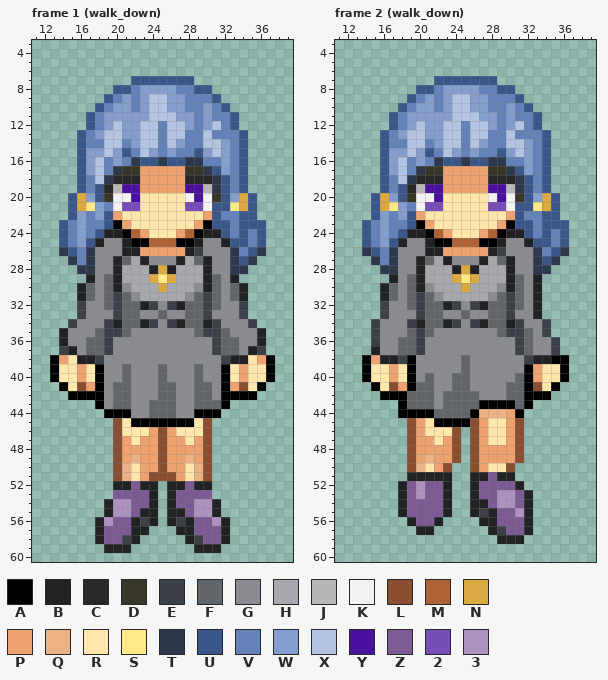
Pixel-art file, stored at static/img/player/mage.aseprite. The picture above was drawn from the file before the commit.
50x64 pixels, 20 frames. Colours within 5 levels of each other are drawn and written as one. Shown: frame 1 (walk_down): x 11..39, y 3..60; frame 2 (walk_down): x 11..39, y 3..60. The commit also changed other frames, which this record leaves out.
Visible layers, top first: "hair", "face", "sleeves", "arms", "hands", "shirt", "skirt", "body", "shoes", "legs", "feet", "backhair".
Palette (. is transparent): A #000000  B #212223  C #282828  D #383626  E #3b4147  F #61666b  G #8a8c91  H #a6a8ad  J #b7b7b7  K #f2f2f2  L #894f30  M #af6335  N #dba841  P #eea26f  Q #ebb385  R #ffe7ac  S #ffe885  T #2d384c  U #3b5689  V #6482ba  W #849dcc  X #b3c3e2  Y #49119e  Z #7c5a93  2 #774db7  3 #ac93bf
Pixels before, frame 1 (walk_down), first column x 13:
 7 .........UUUUUUU.........
 8 .......UUVWWWWVVUU.......
 9 ......UVWVWXXWWVVVU......
10 .....UVWWVWXXWWVVWVU.....
11 ....UVWWWWWXXXWWVWVVU....
12 ....UVWXWWXXVXXWVWXVU....
13 ...UVWXXWWXXVXXVVXVVVU...
14 ...UVVXXVWXXVXWVVXXWVU...
15 ...UWWXWUVXWVWVVUWXWVU...
16 ...UWXVWVTUUTUUTTVVWVU...
17 ...UWXVTDDPPPPPDDTUWVU...
18 ...UVXTCCCPPPPPCCCTUVU...
19 ...UVUCJYYPPPPPYYJTUVU...
20 ..UNWUDKKYRRRRRKYKDUWNU..
21 ..UNSWVK22RRRRR22KUUSNU..
22 ..UWVWUPRRRRRRRRRPUVVUU..
23 .UVWVVUAPRRRRRRRPAUUVUUU.
24 .UVWVUBBAMPRRRPMABBUVUVU.
25 .UVWUBGGBAAMMMAABGGBUUVU.
26 .TUVTGGGBBPPPPPBEGGGTVUT.
27 ..TVTGGBFHBGGGBHFBGGTUT..
28 ...TTGGBHHHBNBHHHBGGTT...
29 ....BGFBHHHNSNHHHBFGB....
30 ...BFGFBGHHHNHHHGBFGFB...
31 ...BFGFEFGHHHHHGFEFGFB...
32 ...EGGFEFFBEGEBFFEFGGE...
33 ...EGGGEFFGGFGGFFEGGGE...
34 ..EGGGEBFFBEGEBFFBEGGGE..
35 .BGGGFEEFGGGGGGGFEEFGGGB.
36 .BGGFFEGGGGGGGGGGGEFFGGB.
37 .EBGFFEGGGGGGGGGGGEFFGBE.
38 APRBBEGGGGGGGGGGGGGEBBRPA
39 ARRPRAGGFGGGFGGGFGGARPRRA
40 ARRPRAGGFGGGFGGGFGGARPRRA
41 .ARLPAGFFGGGFFGGFFGAPLRA.
42 ..AAAAGFFGGGFFGGFFGAAAA..
43 .....AGFFGGFFFGGFFFA.....
44 ......AAAGGFFFGGAAA......
45 .......LRAAAAAAARL.......
46 .......LRRRPLPRRRL.......
47 .......LPRPPLPPRPL.......
48 .......LPPPPLPPPPL.......
49 .......LPQPPLPPQPL.......
50 .......LQRPPLPPRQL.......
51 .......LQRPLLLPRQL.......
52 .......BBZBB.BBZBB.......
53 .......ZZZZB.BZZZZ.......
54 ......B33ZZB.BZZ33B......
55 ......B33ZBB.BBZ33B......
56 .....B3ZZBEB.BEBZZ3B.....
57 .....BZZZBB...BBZZZB.....
58 .....BZZEB.....BEZZB.....
59 ......BBB.......BBB......
Pixels before, frame 2 (walk_down), first column x 14:
 7 ........UUUUUUU........
 8 ......UUVWWWWVVUU......
 9 .....UVWVWXXWWVVVU.....
10 ....UVWWVWXXWWVVWVU....
11 ...UVWWWWWXXXWWVWVVU...
12 ...UVWXWWXXVXXWVWXVU...
13 ..UVWXXWWXXVXXVVXVVVU..
14 ..UVVXXVWXXVXWVVXXWVU..
15 ..UWWXWUVXWVWVVUWXWVU..
16 ..UWXVWVTUUTUUTTVVWVU..
17 ..UWXVTDDPPPPPDDTUWVU..
18 ..UVXTCCCPPPPPCCCTUVU..
19 ..UVUCJYYPPPPPYYJTUVU..
20 .UNWUDKKYRRRRRKYKDUWNU.
21 .UNSWVK22RRRRR22KUUSNU.
22 .UWVWUPRRRRRRRRRPUVVUU.
23 UVWVVUAPRRRRRRRPAUUVUUU
24 UVWVUBBAMPRRRPMABBUVUVU
25 UVWUBGGBAAMMMAABGGBUUVU
26 TUVTGGGBBPPPPPBEGGGTVUT
27 .TVTGGBFHBGGGBHFBGGTUT.
28 ..TTGGBHHHBNBHHHBGGTT..
29 ...BGFBHHHNSNHHHBFGB...
30 ..BFGFBGHHHNHHHGBFGB...
31 ..BFGFEFGHHHHHGFEFGB...
32 ..EGGFEFFBEGEBFFEFGB...
33 ..EGGGEFFGGFGGFFEGGB...
34 .EGGGEBFFBEGEBFFBEGGE..
35 .EGGGFEFGGGGGGGFEEFGE..
36 .EGGFFEGGGGGGGGGGEFGGE.
37 .BGGFFEGGGGGGGGGGEFGGE.
38 APBBEAGGGGGFGGGGGGEBBAA
39 ARRPRAGGGGGFGGGGGGAPRRA
40 ARRPRAGFGGFFGGGGGFAPRRA
41 .ARLPAFFGGFFGGGGFFALRA.
42 ..AAAFFFGFFFFGGGFFAAA..
43 ....AFFFGFFFFAAAAFA....
44 ....AAAAFFFFAQQQPA.....
45 .....LPRAAAALPRRPL.....
46 .....LPRRRL.LPRRPL.....
47 .....LPPRPL.LPRRPL.....
48 .....LPPPPL.LPPPPL.....
49 .....LPQPPL.LPPPPL.....
50 .....LQRPL..LPRRL......
51 .....BBBBB..BBZBB......
52 ....BZ3ZZB..BZZZZB.....
53 ....BZ3ZZB..BZZ33ZB....
54 ....BZZZZB..BBZ33ZB....
55 ....BZZZZB..BEBZZ3B....
56 .....BZZB....BBZZZB....
57 ......BB......BEZZB....
58 ...............BBB.....
After:
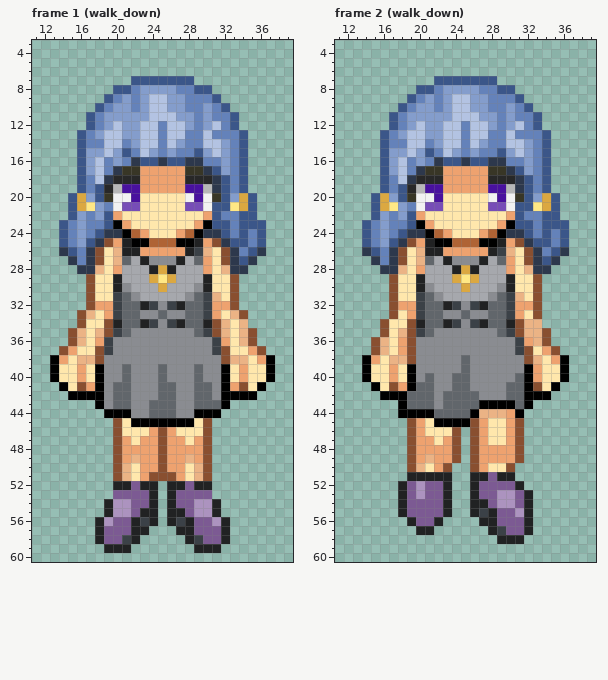
From old to new:
layer "sleeves" now hidden
Frame 1 (walk_down):
y 24: x 19..20 BB -> TT; x 30..31 BB -> TT
y 25: x 18..20 BGG -> TLP; x 30..32 GGB -> PLT
y 26: x 18..20 GGG -> LRQ; x 30..32 GGG -> QRL
y 27: x 18..20 GGB -> LRQ; x 30..32 BGG -> PRL
y 28: x 18..20 GGB -> QRP; x 30..32 BGG -> PRQ
y 29: x 17..19 BGF -> LRR; x 31..33 FGB -> RRL
y 30: x 16..19 BFGF -> .LRR; x 31..34 FGFB -> RRL.
y 31: x 16..19 BFGF -> .LRR; x 31..34 FGFB -> QRL.
y 32: x 16..19 EGGF -> .LPP; x 31..34 FGGE -> PPL.
y 33: x 16..19 EGGG -> LQRP; x 31..34 GGGE -> PRQL
y 34: x 15..19 EGGGE -> .LRRL; x 31..35 EGGGE -> LQRQ.
y 35: x 14..19 BGGGFE -> .LQRQL; x 31..36 EFGGGB -> LQRQL.
y 36: x 14..18 BGGFF -> .LQRP; x 32..36 FFGGB -> PRQL.
y 37: x 14..18 EBGFF -> LPRRL; x 32..36 FFGBE -> LRRPL
y 38: x 16..18 BBE -> QQL; x 32..34 EBB -> LQQ
Frame 2 (walk_down):
y 24: x 19..20 BB -> TT; x 30..31 BB -> TT
y 25: x 18..20 BGG -> TLP; x 30..32 GGB -> PLT
y 26: x 18..20 GGG -> LRQ; x 30..32 GGG -> QRL
y 27: x 18..20 GGB -> LRQ; x 30..32 BGG -> PRL
y 28: x 18..20 GGB -> QRP; x 30..32 BGG -> PRQ
y 29: x 17..19 BGF -> LRR; x 31..33 FGB -> RRL
y 30: x 16..19 BFGF -> .LRR; x 31..33 FGB -> RRL
y 31: x 16..19 BFGF -> .LRR; x 31..33 FGB -> QRL
y 32: x 16..19 EGGF -> .LPP; x 31..33 FGB -> PPL
y 33: x 16..19 EGGG -> .LRP; x 31..33 GGB -> PRL
y 34: x 15..19 EGGGE -> .LRRL; x 31..34 EGGE -> LQQ.
y 35: x 15..19 EGGGF -> .LRQL; x 31..34 EFGE -> LQQL
y 36: x 15..20 EGGFFE -> LQRPLG; x 32..35 FGGE -> PQL.
y 37: x 15..20 BGGFFE -> LQRPLG; x 32..35 FGGE -> LRPL
y 38: x 16..19 BBEA -> RQQL; x 32..35 EBBA -> LQRP
